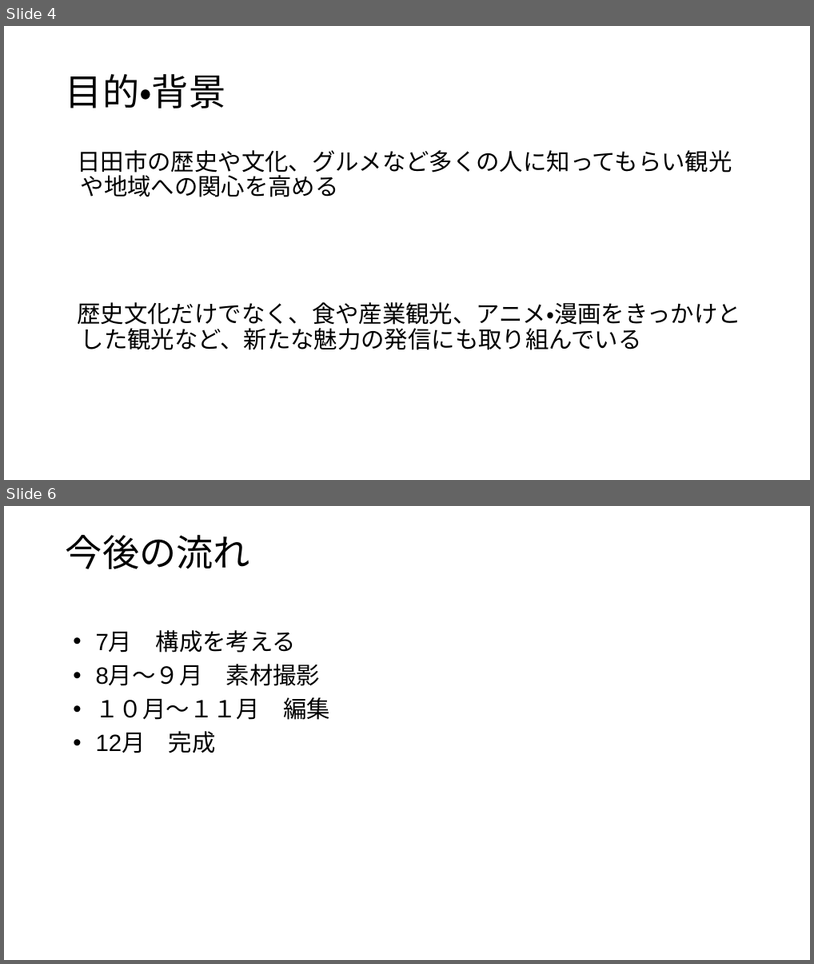
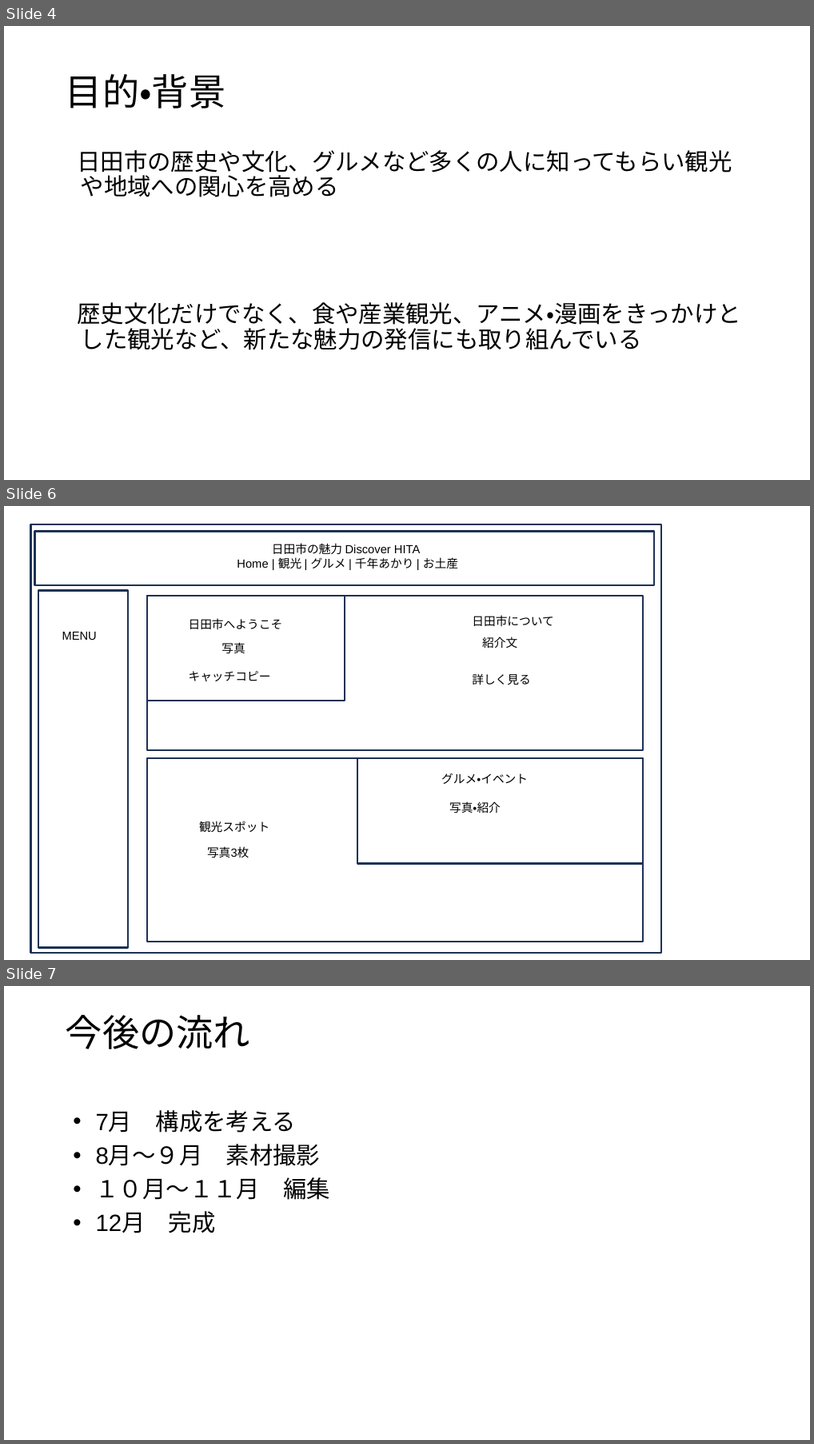
Before and after one commit to ckg25023-cpu/zemi, a slide deck: 卒業制作 テーマ・中間発表.pptx. Shown one above the other, each under a label of ours: slides 4 and 6 before the commit, slides 4, 6 and 7 after it; the slides between them are not shown. The pictures are 814x964 and 814x1444 pixels, drawn with LibreOffice and Linux fonts; fonts in the diff are those of the drawing. Boxes give left, top, right and bottom in pixels: in the first picture for what was removed or moved away, otherwise in the second. Text is boxed around its words. In the diff, an @@ line names an element or a change of style, - is before the commit and + after.

```diff
--- a/卒業制作 テーマ・中間発表.pptx
+++ b/卒業制作 テーマ・中間発表.pptx
@@ slide 6 added at bbox=[4, 506, 810, 960], background #FFFFFF @@
@@ rectangle added at bbox=[30, 524, 662, 952], outline #1E3256 2 pt @@
@@ rectangle added at bbox=[35, 532, 654, 585], outline #1E3256 2 pt @@
@@ text added at bbox=[237, 543, 458, 569], 14 pt, text #000000 @@
+日田市の魅力 Discover HITA
+Home | 観光 | グルメ | 千年あかり | お土産
@@ rectangle added at bbox=[38, 591, 128, 948], outline #1E3256 2 pt @@
@@ rectangle added at bbox=[147, 596, 345, 700], outline #1E3256 2 pt @@
@@ rectangle added at bbox=[147, 596, 643, 751], outline #1E3256 2 pt @@
@@ text added at bbox=[189, 618, 283, 629], 14 pt, text #000000 @@
+日田市へようこそ
@@ text added at bbox=[472, 615, 554, 626], 14 pt, text #000000 @@
+日田市について
@@ text added at bbox=[62, 632, 97, 640], 14 pt, text #000000 @@
+MENU
@@ text added at bbox=[222, 642, 245, 654], 14 pt, text #000000 @@
+写真
@@ text added at bbox=[482, 636, 518, 648], 14 pt, text #000000 @@
+紹介文
@@ text added at bbox=[189, 671, 271, 681], 14 pt, text #000000 @@
+キャッチコピー
@@ text added at bbox=[472, 673, 531, 684], 14 pt, text #000000 @@
+詳しく見る
@@ rectangle added at bbox=[147, 758, 643, 941], outline #1E3256 2 pt @@
@@ rectangle added at bbox=[358, 758, 643, 864], outline #1E3256 2 pt @@
@@ text added at bbox=[442, 772, 528, 784], 14 pt, text #000000 @@
+グルメ・イベント
@@ text added at bbox=[450, 801, 501, 813], 14 pt, text #000000 @@
+写真・紹介
@@ text added at bbox=[199, 820, 270, 832], 14 pt, text #000000 @@
+観光スポット
@@ text added at bbox=[207, 846, 249, 858], 14 pt, text #000000 @@
+写真3枚
@@ what was slide 6 is now slide 7 @@
```
Also in this commit, not shown: 3 slides changed, 4 other slides added, 1 other file.
